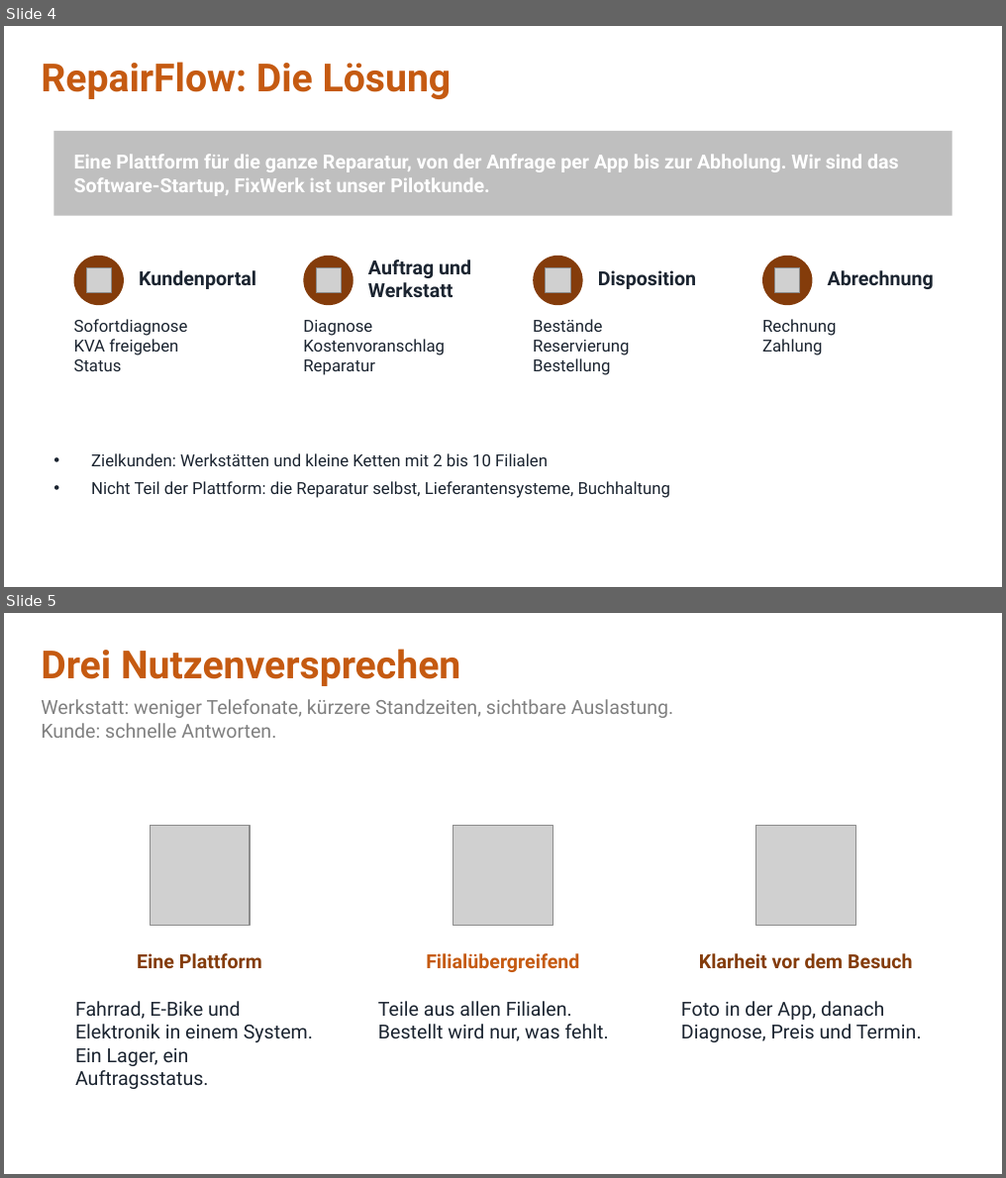
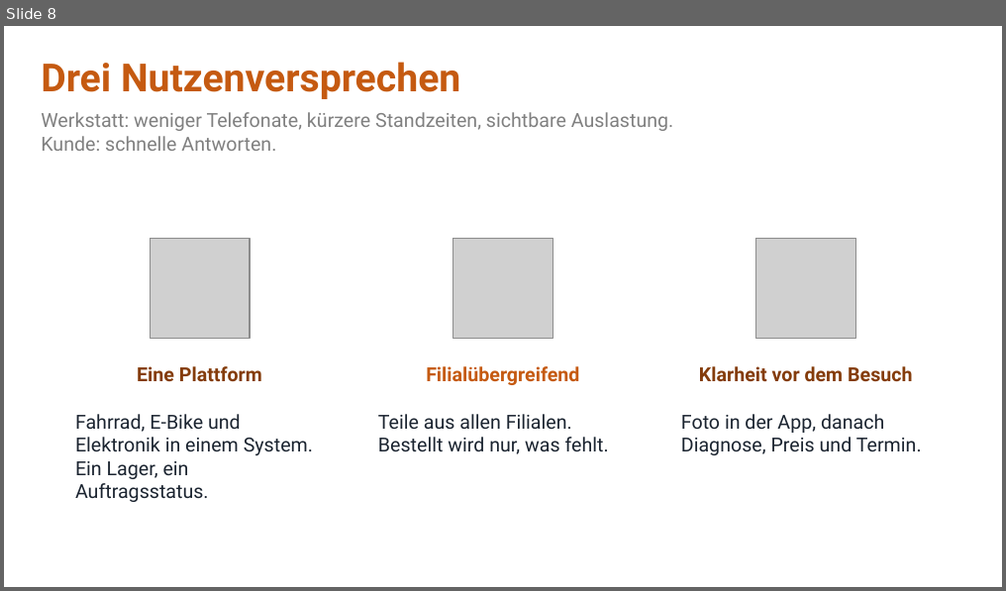
Before and after one commit to jakobschwan123-cmd/casestudy-semester-3, a slide deck: 4_praesentation/Abschlusspraesentation.pptx. Shown one above the other, each under a label of ours: slides 4 and 5 before the commit, slide 8 after it. The pictures are 1006x1178 and 1006x591 pixels, drawn with LibreOffice and Linux fonts; fonts in the diff are those of the drawing; grey boxes stand for pictures. Boxes give left, top, right and bottom in pixels: in the first picture for what was removed or moved away, otherwise in the second. Text is boxed around its words. In the diff, an @@ line names an element or a change of style, - is before the commit and + after.

Commit message:
praesentation: Davids Folien 1-7 uebernommen, Foliennummern im Sprechtext und auf Folie 24

```diff
--- a/4_praesentation/Abschlusspraesentation.pptx
+++ b/4_praesentation/Abschlusspraesentation.pptx
@@ slide 4 removed at (x1=4, y1=26, x2=1002, y2=587), background #FFFFFF @@
@@ text removed at (x1=41, y1=62, x2=451, y2=99) @@
-RepairFlow: Die Lösung
@@ rounded rectangle removed at (x1=54, y1=131, x2=952, y2=216) @@
@@ text removed at (x1=74, y1=154, x2=899, y2=196) @@
-Eine Plattform für die ganze Reparatur, von der Anfrage per App bis zur Abholung. Wir sind das Software-Startup, FixWerk ist unser Pilotkunde.
@@ ellipse removed at (x1=74, y1=256, x2=124, y2=305) @@
@@ ellipse removed at (x1=303, y1=256, x2=353, y2=305) @@
@@ text removed at (x1=368, y1=260, x2=471, y2=298) @@
-Auftrag und Werkstatt
@@ ellipse removed at (x1=533, y1=256, x2=583, y2=305) @@
@@ ellipse removed at (x1=762, y1=256, x2=812, y2=305) @@
@@ picture removed at (x1=86, y1=268, x2=111, y2=292) @@
@@ text removed at (x1=139, y1=271, x2=256, y2=289) @@
-Kundenportal
@@ picture removed at (x1=315, y1=268, x2=341, y2=292) @@
@@ picture removed at (x1=545, y1=268, x2=570, y2=292) @@
@@ text removed at (x1=598, y1=271, x2=696, y2=289) @@
-Disposition
@@ picture removed at (x1=774, y1=268, x2=799, y2=292) @@
@@ text removed at (x1=828, y1=271, x2=934, y2=289) @@
-Abrechnung
@@ text removed at (x1=74, y1=319, x2=188, y2=372) @@
-Sofortdiagnose
-KVA freigeben
-Status
@@ text removed at (x1=303, y1=320, x2=445, y2=375) @@
-Diagnose
-Kostenvoranschlag
-Reparatur
@@ text removed at (x1=533, y1=319, x2=629, y2=375) @@
-Bestände
-Reservierung
-Bestellung
@@ text removed at (x1=762, y1=319, x2=836, y2=356) @@
-Rechnung
-Zahlung
@@ text removed at (x1=91, y1=454, x2=671, y2=498) @@
-• Zielkunden: Werkstätten und kleine Ketten mit 2 bis 10 Filialen
-• Nicht Teil der Plattform: die Reparatur selbst, Lieferantensysteme, Buchhaltung
@@ what was slide 5 is now slide 8 @@
```
Also in this commit, not shown: 2 slides changed, 6 slides added, 2 other slides removed, 1 other file.
